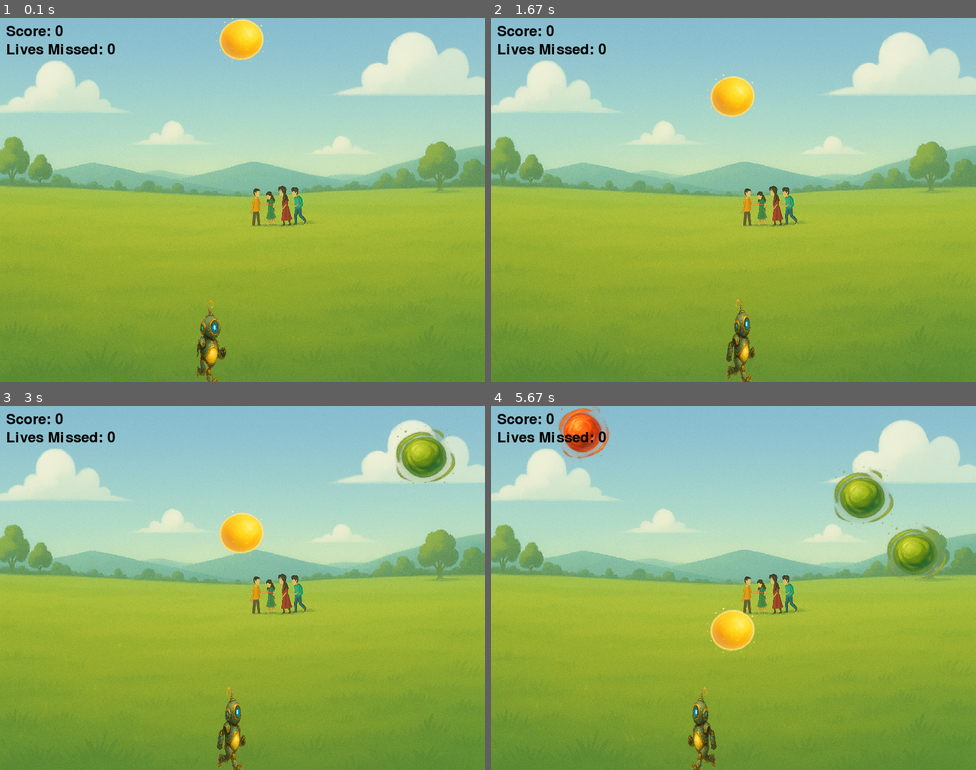
Above: before the commit, frames 1-4 (two rows, left to right).
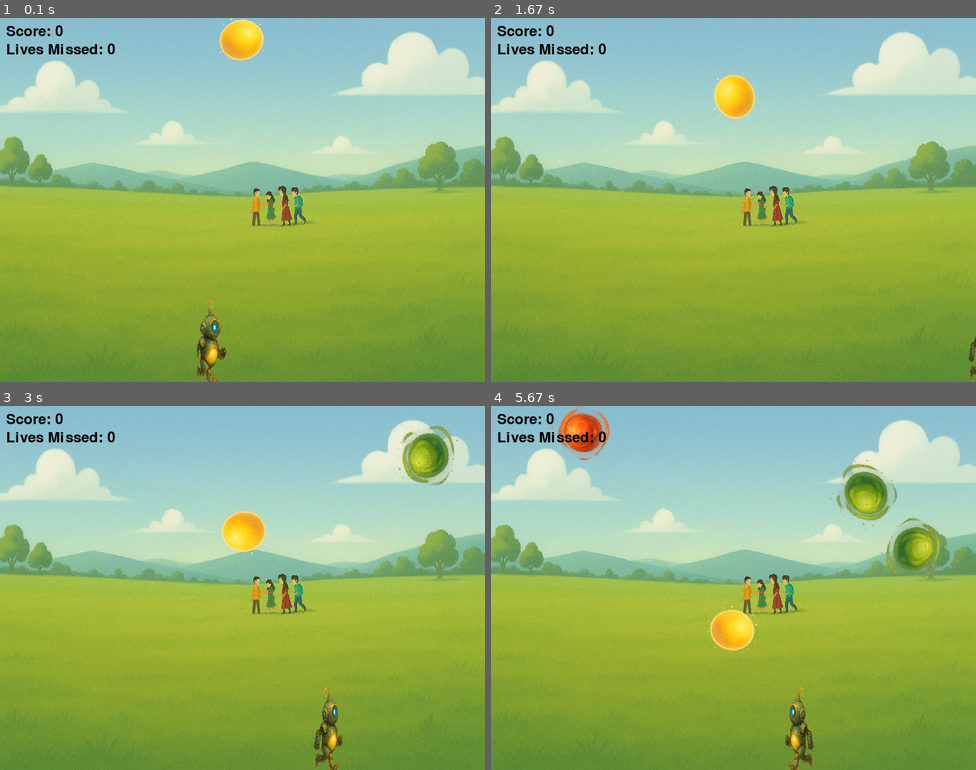
Above: after the commit, the same moments.

Repository: Akashkroy69/codingAllInOne
Game: pygame game, started from 1. Python New/19. pygame/module 3/spriteConcept.py
The game is run twice, just before and just after one commit, with the same random seed, the same clock (stepped at 60 frames per second) and the same inputs.
Inputs:
- Up to frame 1 (0.1 s): no input
- Up to frame 2 (1.67 s): tap Space at 0.33, 0.73, 1.03, 1.23, 1.53 s; hold Right 0.67-1.13 s; hold Right 1.17-1.63 s
- Up to frame 3 (3 s): hold Left 1.67-2.2 s; tap Space at 1.73, 2.03, 2.3, 2.6, 2.73 s; hold Left 2.23-2.63 s; hold Right from 2.67 s (still down)
- Up to frame 4 (5.67 s): tap Space at 3.03, 3.4, 3.7, 3.9, 4.2, 4.4, 4.7, 4.9, 5.2, 5.47 s; release Right at 3.3 s; hold Left 3.33-3.8 s; hold Right 3.83-4.3 s; hold Right 4.33-4.8 s; hold Left 4.83-5.37 s; hold Left from 5.4 s (still down)

The runs differ from the first frame. In frame 1, 0.1% of the frame differs, in the area x 44-56%, y 0-13%; in frame 2, 1.5%; in frame 3, 3.3%; in frame 4, 4.6%, in the area x 12-95%, y 0-100%.

Commit message:
new updates

Diff:
--- a/1. Python New/19. pygame/module 3/spriteConcept.py
+++ b/1. Python New/19. pygame/module 3/spriteConcept.py
@@ -57,13 +57,18 @@
         super().__init__()
         # self.image = pygame.Surface((100, 100), pygame.SRCALPHA)  # Create a surface with transparency
         # pygame.draw.circle(self.image, color, (50, 50), 20)  # Draw a red circle on the surface
-        self.image = pygame.image.load(random.choice(list_of_bombs))
-        self.image = pygame.transform.scale(self.image, (100, 100))  # Scale the image to desired size
+        self.imageOriginal = pygame.image.load(random.choice(list_of_bombs))
+        self.imageOriginal = pygame.transform.scale(self.imageOriginal, (100, 100))  # Scale the image to desired size
+        self.image = self.imageOriginal.copy()
         self.rect = self.image.get_rect()
         self.rect.center = (posX, posY)
+        self.angle = 0  # Initialize angle for rotation
 
     def update(self):
         self.rect.y += 1  # Move the circle downwards
+        self.angle = (self.angle+1)%360 # Increment the angle for rotation
+        self.image = pygame.transform.rotate(self.imageOriginal, self.angle)  # Rotate the image slightly for effect
+        self.rect = self.image.get_rect(center=self.rect.center)  # Update the rect to match the new image position
 
 
 # bomb color list
@@ -73,10 +78,10 @@
      r"19. pygame\module 3\f2.png",
      r"19. pygame\module 3\f3.png",
      r"19. pygame\module 3\f4.png",
-        r"19. pygame\module 3\f5.png",
-        r"19. pygame\module 3\f6.png",
-        r"19. pygame\module 3\f7.png",
-        r"19. pygame\module 3\f8.png"
+     r"19. pygame\module 3\f5.png",
+     r"19. pygame\module 3\f6.png",
+     r"19. pygame\module 3\f7.png",
+     r"19. pygame\module 3\f8.png"
 ]
 
 player = Player(width // 2 - 50, height - 65)
@@ -132,6 +137,11 @@
                 if toRight == True:
                     player.flip()
                     toRight = False
+            elif event.key == pygame.K_SPACE:
+                 if toRight:
+                    player.rect.x += 80
+                 else:
+                    player.rect.x -= 80
 
 
     if pygame.sprite.spritecollideany(player, bomb):
